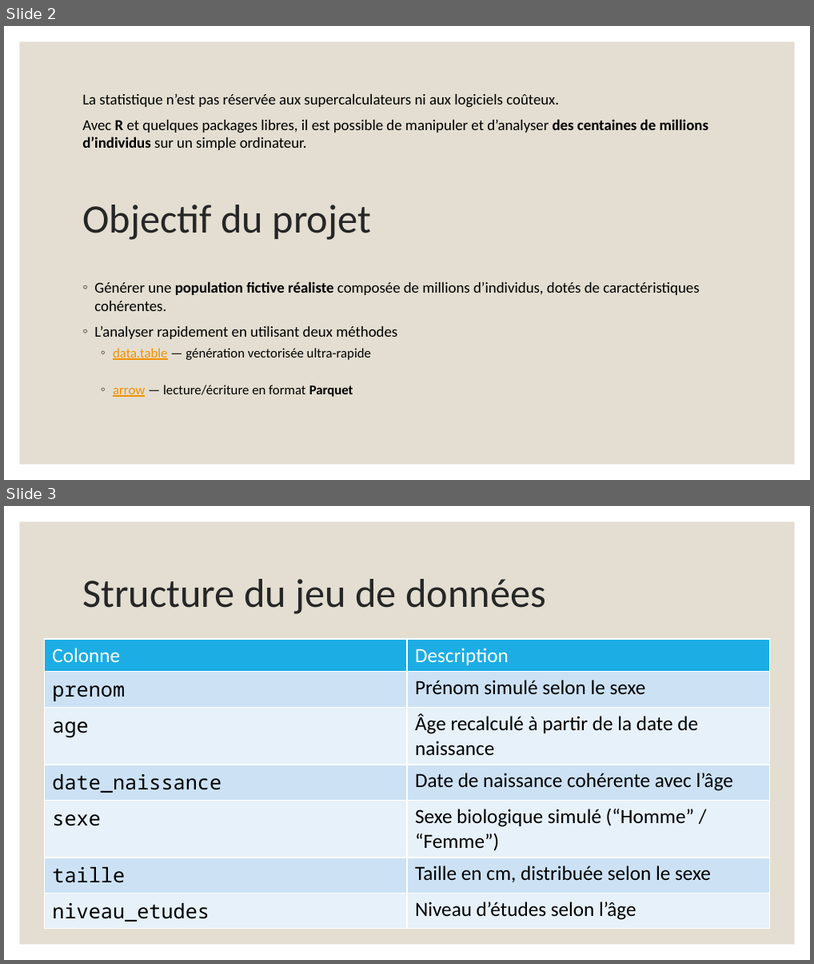
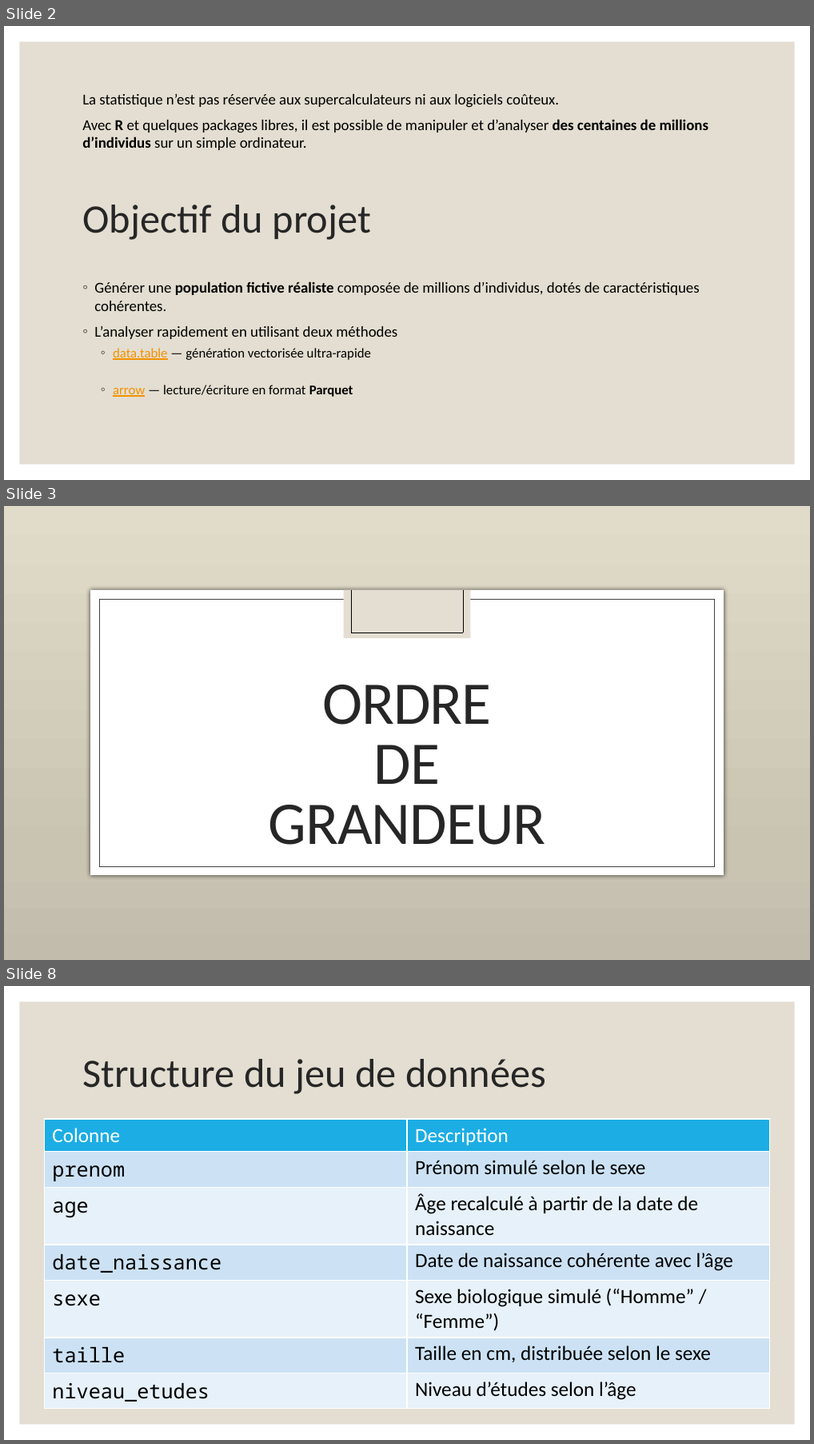
Before and after one commit to ISPF/100millions, a slide deck: presentation.pptx. Shown one above the other, each under a label of ours: slides 2 and 3 before the commit, slides 2, 3 and 8 after it; the slides between them are not shown. The pictures are 814x964 and 814x1444 pixels, drawn with LibreOffice and Linux fonts; fonts in the diff are those of the drawing; background and template pictures are left out. Boxes give left, top, right and bottom in pixels: in the first picture for what was removed or moved away, otherwise in the second. Text is boxed around its words. In the diff, an @@ line names an element or a change of style, - is before the commit and + after.

Commit message:
avec les ordres dans le ppt

```diff
--- a/presentation.pptx
+++ b/presentation.pptx
@@ slide 3 added at <box>4,506,810,960</box>, background picture (left out) @@
@@ rectangle added at <box>90,590,723,875</box>, fill #FFFFFF @@
@@ rectangle added at <box>100,600,714,867</box>, outline #404040 0.5 pt @@
@@ rectangle added at <box>343,590,470,638</box>, fill #E3DED1 @@
@@ line added from (351, 590) to (351, 632), #000000 0.5 pt @@
@@ line added from (463, 590) to (463, 632), #000000 0.5 pt @@
@@ line added from (351, 632) to (463, 632), #000000 0.5 pt @@
@@ title added at <box>268,684,546,844</box>, 54 pt, text #262626 @@
+ORDRE
+DE
+GRANDEUR
@@ what was slide 3 is now slide 8 @@
```
Also in this commit, not shown: 4 other slides added, 1 other file.
